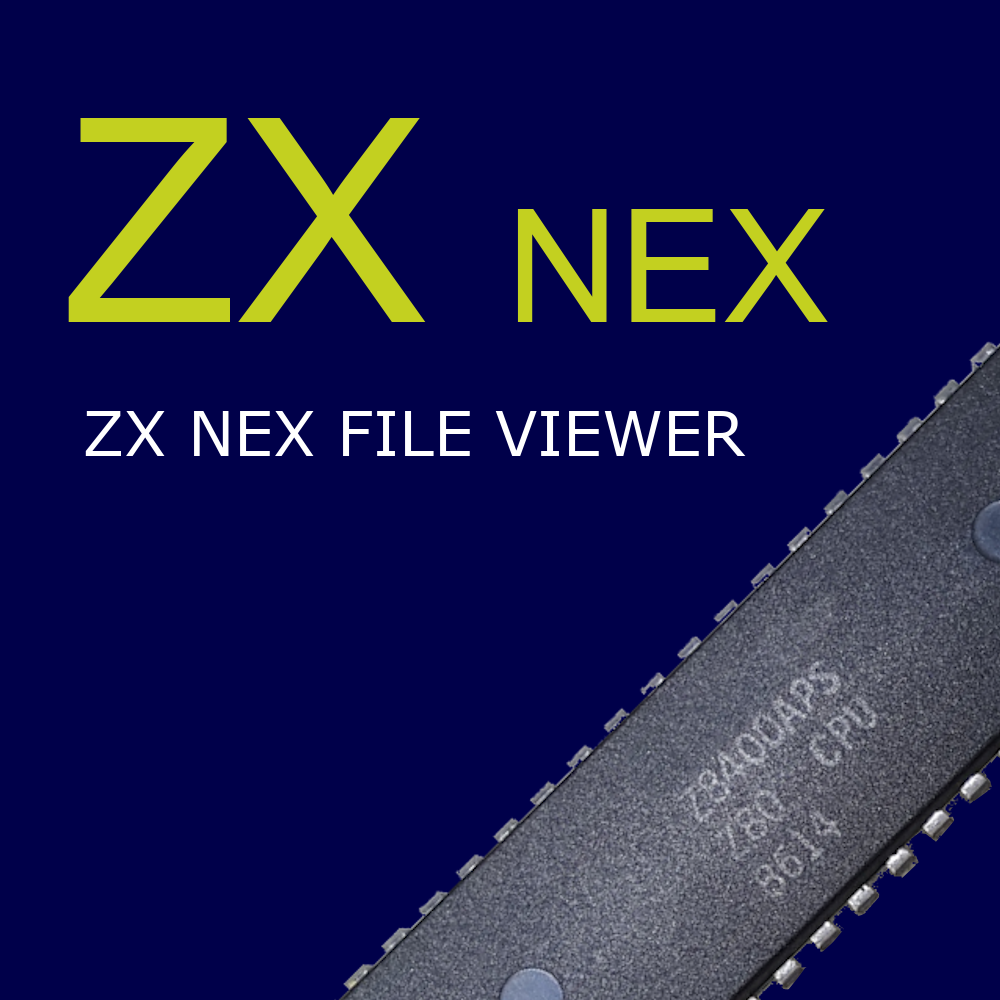
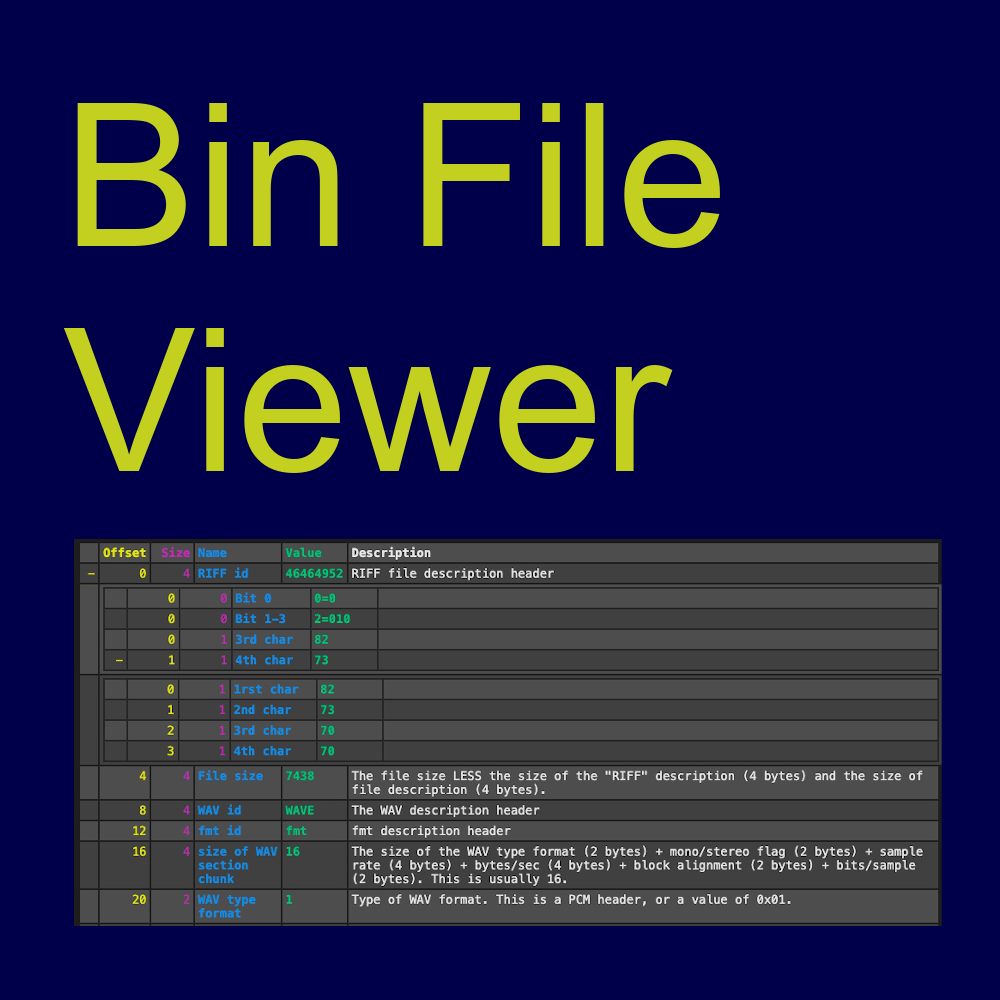
Layers edited between the first and the second w=1000, h=1000 image:
added layer "Binary File Viewer" above "Bin file Viewer IMG #1" over left=63, top=103, right=720, bottom=473
added layer "Bin file Viewer IMG #1" above "ZX NEX" over left=74, top=539, right=942, bottom=926
hid "ZX NEX" over left=68, top=118, right=828, bottom=322
hid "NEX Fileviewer", opacity 100% → 99% over left=85, top=411, right=746, bottom=456
hid "CPU" over left=327, top=341, right=1000, bottom=1000